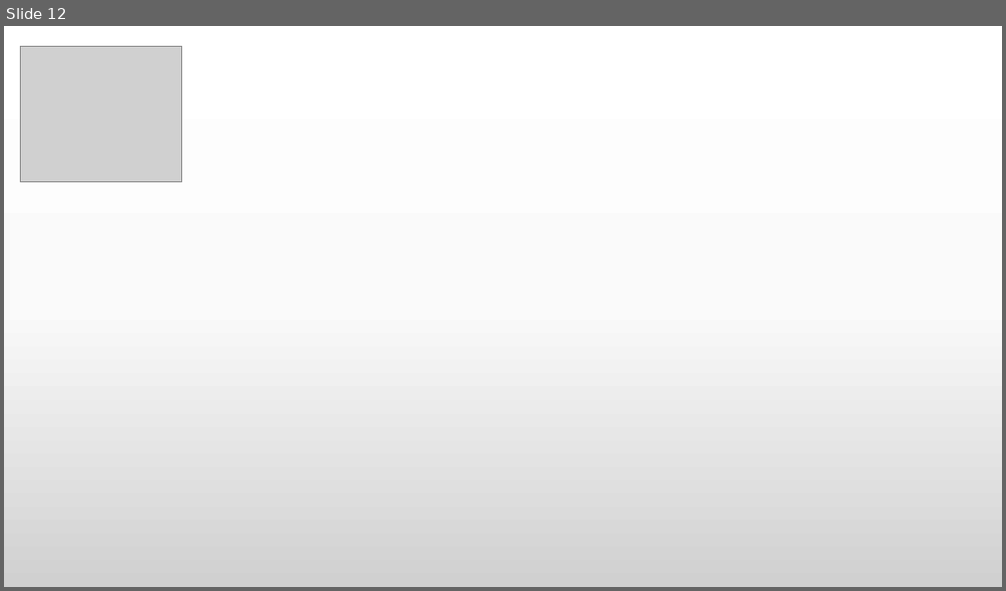
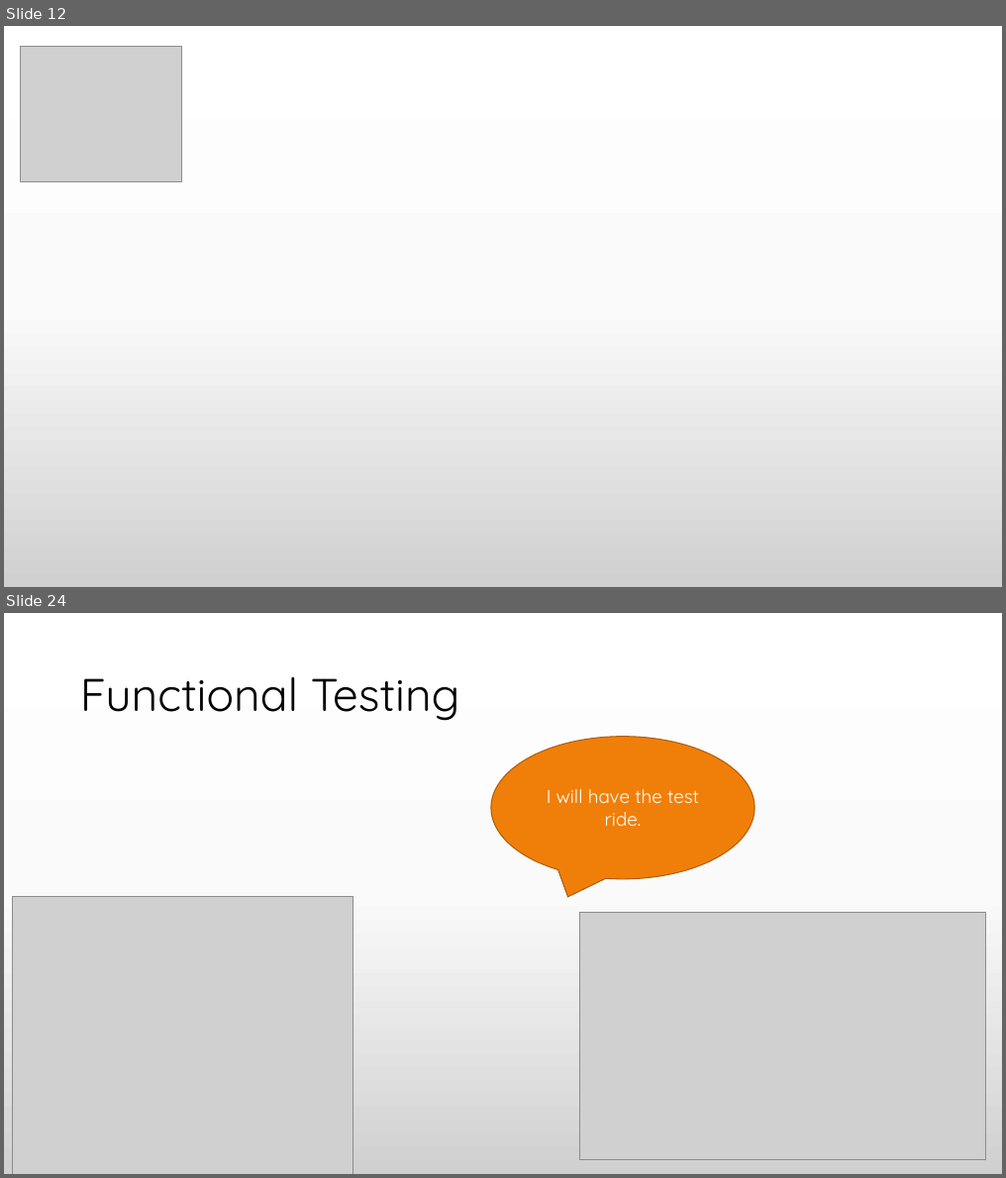
Before and after one commit to praash47/aasn-iii, a slide deck: extreme_programming.pptx. Shown one above the other, each under a label of ours: slide 12 before the commit, slides 12 and 24 after it; the slides between them are not shown. The pictures are 1006x591 and 1006x1178 pixels, drawn with LibreOffice and Linux fonts; fonts in the diff are those of the drawing; grey boxes stand for pictures. Boxes give left, top, right and bottom in pixels: in the first picture for what was removed or moved away, otherwise in the second. Text is boxed around its words. In the diff, an @@ line names an element or a change of style, - is before the commit and + after.

```diff
--- a/extreme_programming.pptx
+++ b/extreme_programming.pptx
@@ slide 24 added at [4,613,1002,1174], background gradient #FFFFFF to #FBFBFB to #D1D1D1 @@
@@ title added at [80,677,460,721], 44 pt, text #000000 @@
+Functional Testing
@@ speech bubble added at [491,737,754,879], fill #F07F09, outline #B25E07 1 pt, 18 pt, text #FFFFFF @@
+I will have the test ride.
@@ picture added at [13,897,353,1174] @@
@@ picture added at [580,912,986,1161] @@
```
Also in this commit, not shown: 16 other slides added, 7 other files.
